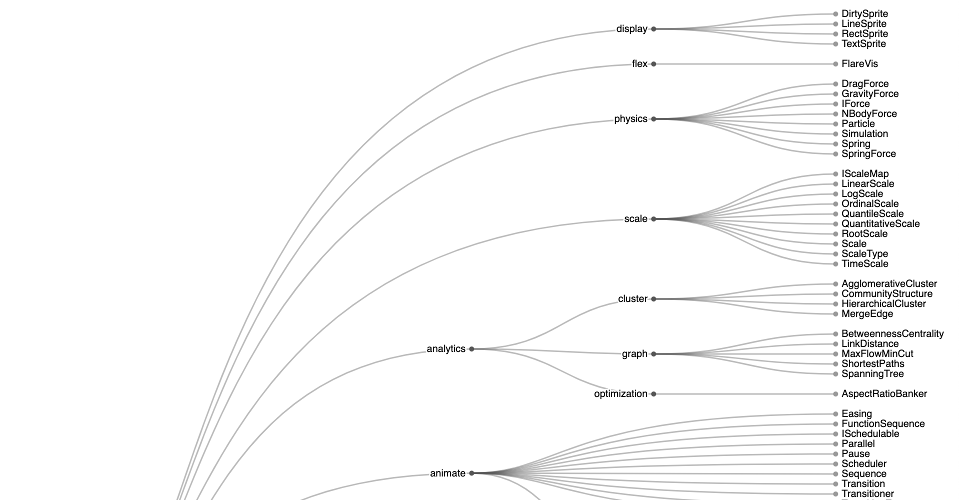
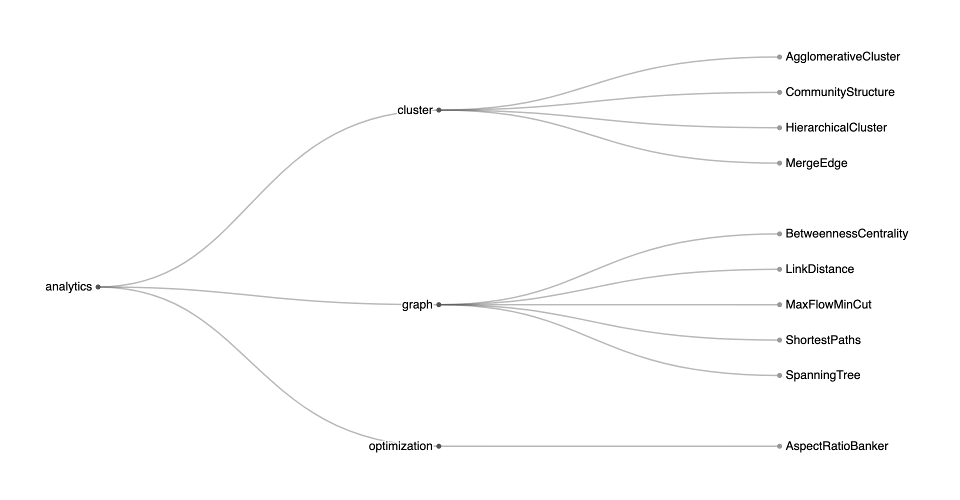
The second 960x500 image is a revision of the first. Changes to its layers:
renamed "Screen Shot 2019-04-10 at 8.55.21 PM.png" to "Screen Shot 2019-04-11 at 8.36.00 PM.png", painted on it over [45,9,944,500]
removed layer "Layer" over [45,9,944,500]
